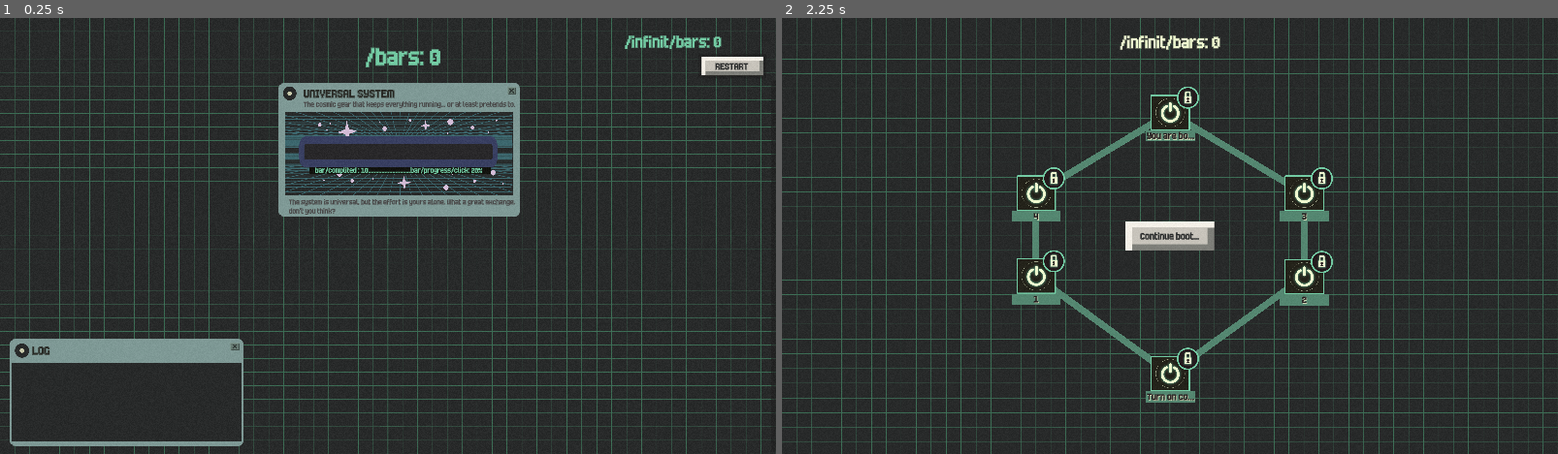
Above: before the commit, frames 1-2 (left to right).
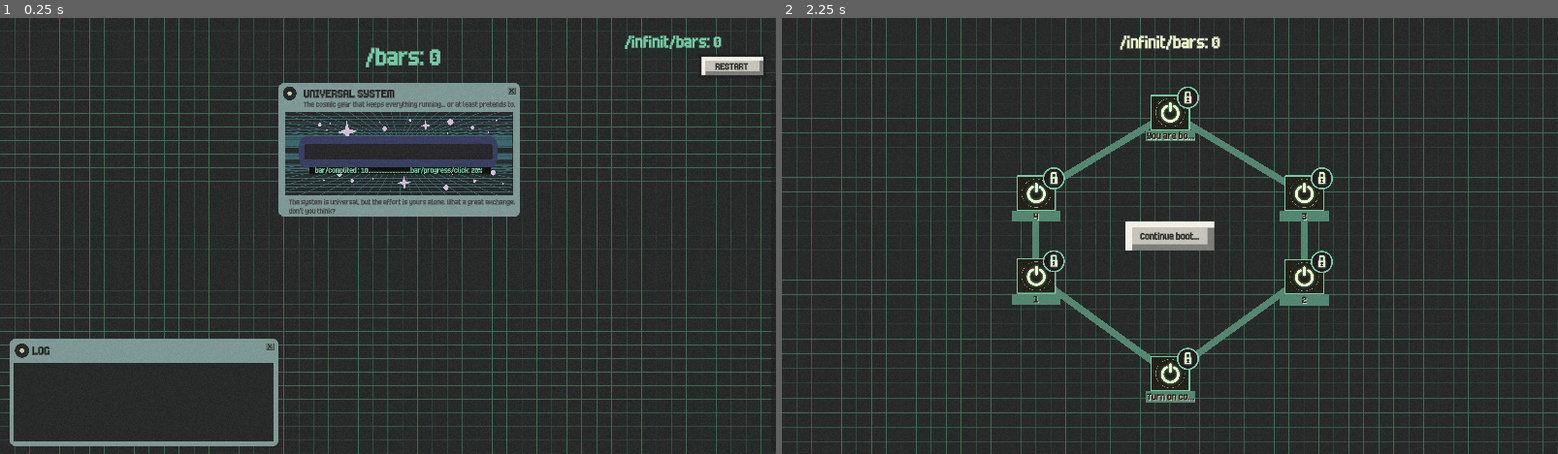
Above: after the commit, the same moments.

Repository: Dilumo/micro-clicker_game
Game: Godot game, scene res://Scenes/gameplay.tscn
Two runs of this game, one before a commit and one after it. Both use one fixed random seed, a clock stepped at 60 frames per second and the inputs below. This scene is started directly instead of the project's main scene. Sound files missing from this copy of the repository are replaced by a short silence.
Inputs:
- Up to frame 1 (0.25 s): no input
- Up to frame 2 (2.25 s): click "RESTART" at 0.5 s; click "Continue boot..." at 1.25 s; click "RESTART" at 2 s

The runs differ from the first frame. In frame 1, 0.6% of the frame differs, in the area x 1-36%, y 73-99%; in frame 2, nothing differs.

Commit message:
some changes in the interface

Diff:
--- a/Scenes/gameplay.tscn
+++ b/Scenes/gameplay.tscn
@@ -16,6 +16,8 @@
 
 [sub_resource type="StyleBoxEmpty" id="StyleBoxEmpty_bkcwk"]
 
+[sub_resource type="StyleBoxEmpty" id="StyleBoxEmpty_ofkyn"]
+
 [sub_resource type="StyleBoxEmpty" id="StyleBoxEmpty_5vces"]
 
 [sub_resource type="StyleBoxEmpty" id="StyleBoxEmpty_tbh3p"]
@@ -68,18 +70,18 @@
 [node name="Panel" type="Panel" parent="Main/left_bar"]
 layout_mode = 1
 anchors_preset = -1
-anchor_left = 0.038
 anchor_top = 0.64
-anchor_right = 0.909
+anchor_right = 1.043
 anchor_bottom = 0.979
-offset_left = -0.0860014
-offset_top = 0.199982
-offset_right = 0.126984
+offset_left = 15.0
+offset_top = 0.199951
+offset_right = -0.0710449
 offset_bottom = -0.130005
+theme_override_styles/panel = SubResource("StyleBoxEmpty_ofkyn")
 
 [node name="Log_popup" parent="Main/left_bar/Panel" instance=ExtResource("3_gtyio")]
 layout_mode = 1
-offset_right = 0.0
+offset_right = -0.999969
 offset_bottom = 0.0
 
 [node name="ai_panel" type="Panel" parent="Main"]
--- a/Scenes/log_popup.tscn
+++ b/Scenes/log_popup.tscn
@@ -92,12 +92,11 @@
 [node name="popup_area" type="ColorRect" parent="Panel/nine_background"]
 layout_mode = 1
 anchors_preset = -1
-anchor_left = 0.015
-anchor_right = 0.969
+anchor_right = 1.0
 anchor_bottom = 1.0
-offset_left = -2.845
+offset_left = 5.0
 offset_top = 35.0
-offset_right = 9.21301
+offset_right = -7.0
 offset_bottom = -7.0
 color = Color(0.137255, 0.145098, 0.145098, 1)
 
@@ -106,7 +105,6 @@
 anchors_preset = 15
 anchor_right = 1.0
 anchor_bottom = 1.0
-offset_left = 9.0
 grow_horizontal = 2
 grow_vertical = 2
 
Not shown: 1 places in Scenes/gameplay.tscn that only renumber resources
